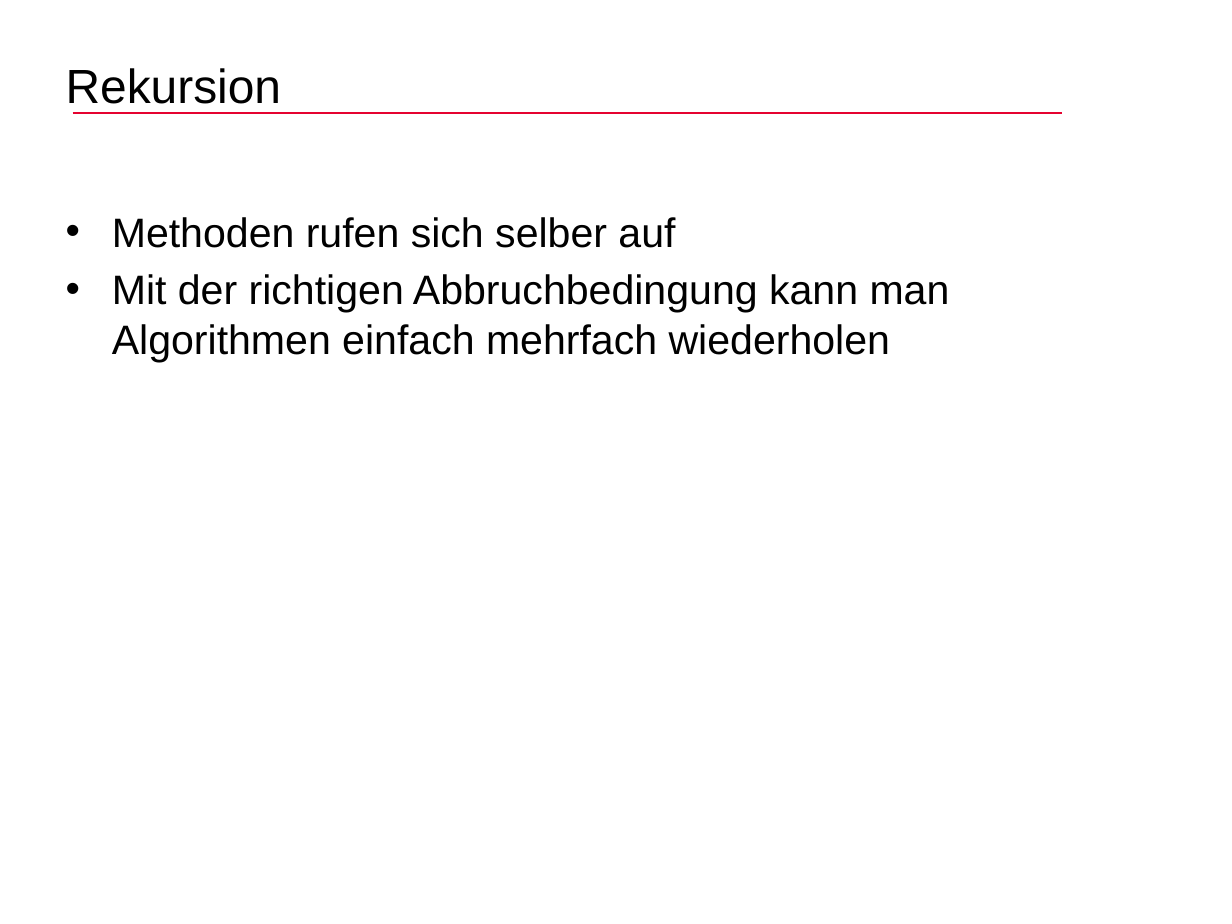
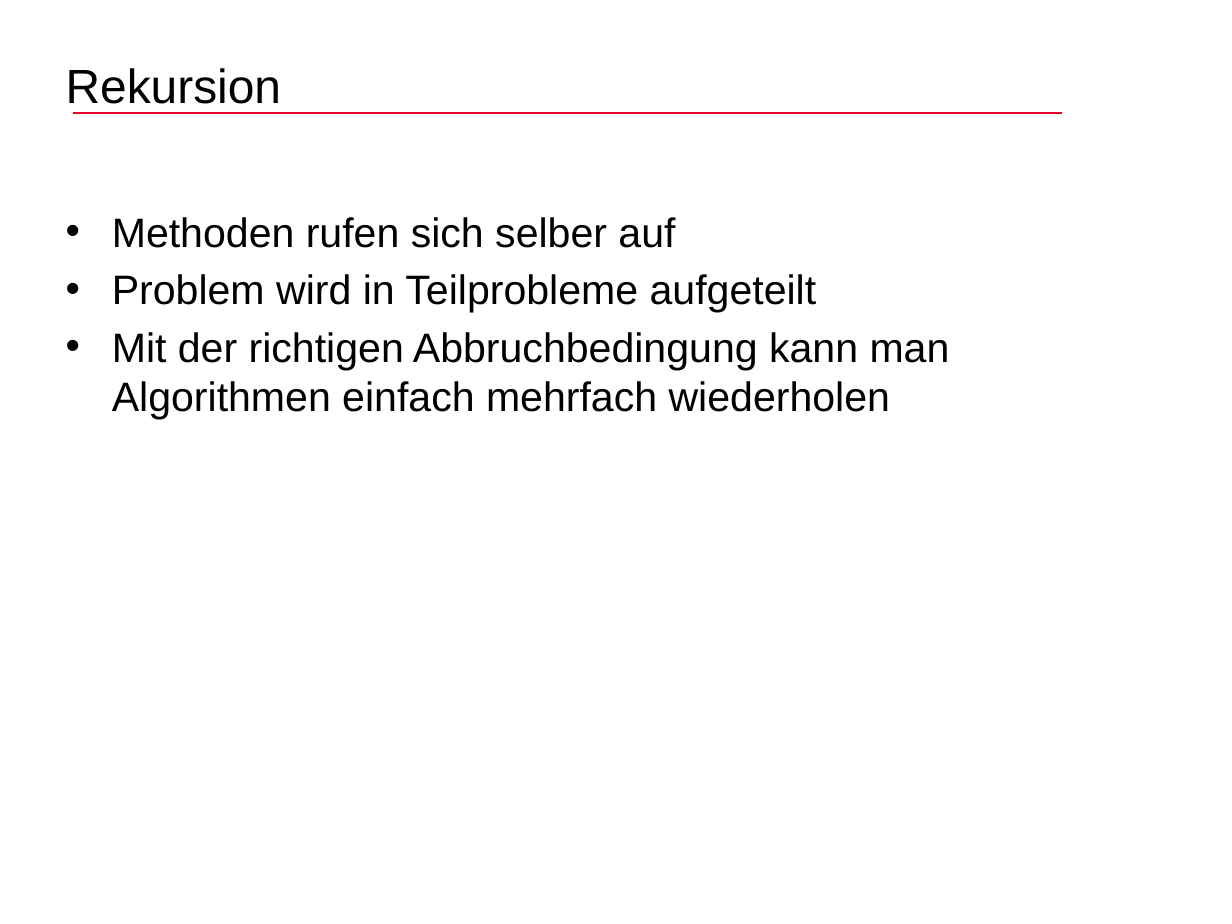
Before and after one commit to JonathanGunt/In-Place-Algorithmus, a slide deck: slide 38 of Präsentation/Quicksort.pptx. Drawn at 1232x924 pixels with LibreOffice and Linux fonts; fonts in the diff are those of the drawing; background and template pictures are left out. Boxes give left, top, right and bottom in pixels: in the first picture for what was removed or moved away, otherwise in the second. Text is boxed around its words. In the diff, an @@ line names an element or a change of style, - is before the commit and + after.

Commit message:
Rekursion fertig beschrieben

```diff
--- a/Präsentation/Quicksort.pptx
+++ b/Präsentation/Quicksort.pptx
@@ text at (112, 274, 817, 313): paragraph added @@
+• Problem wird in Teilprobleme aufgeteilt
```
Also in this commit, not shown: 2 other slides changed, 4 slides added, 1 slide removed, 6 other files.
